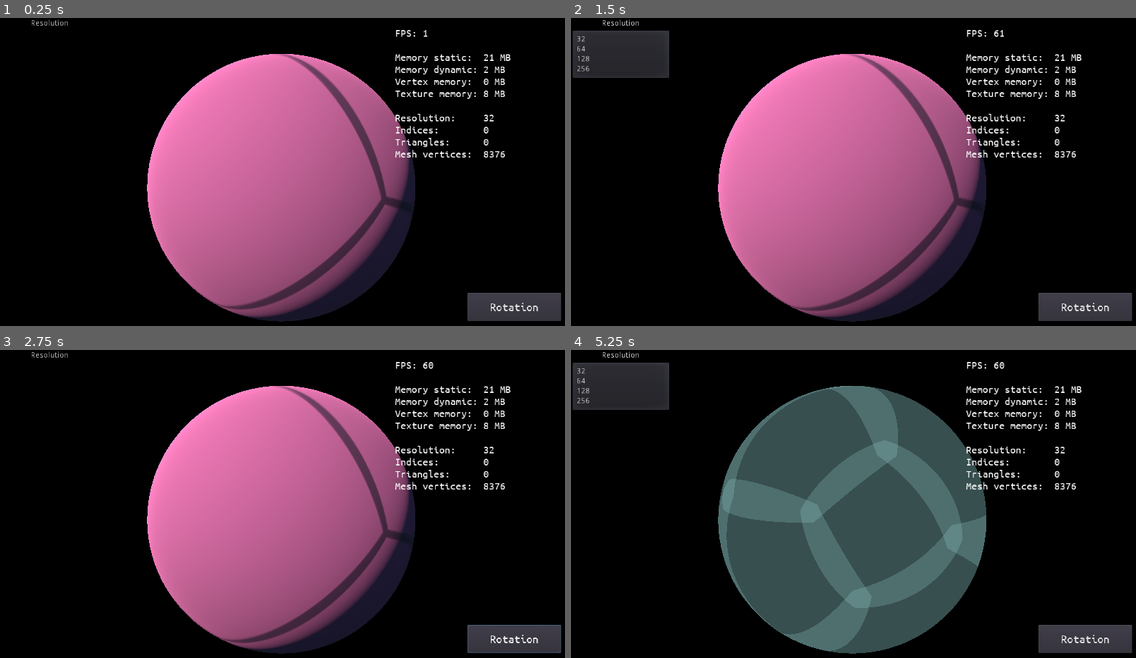
Above: before the commit, frames 1-4 (two rows, left to right).
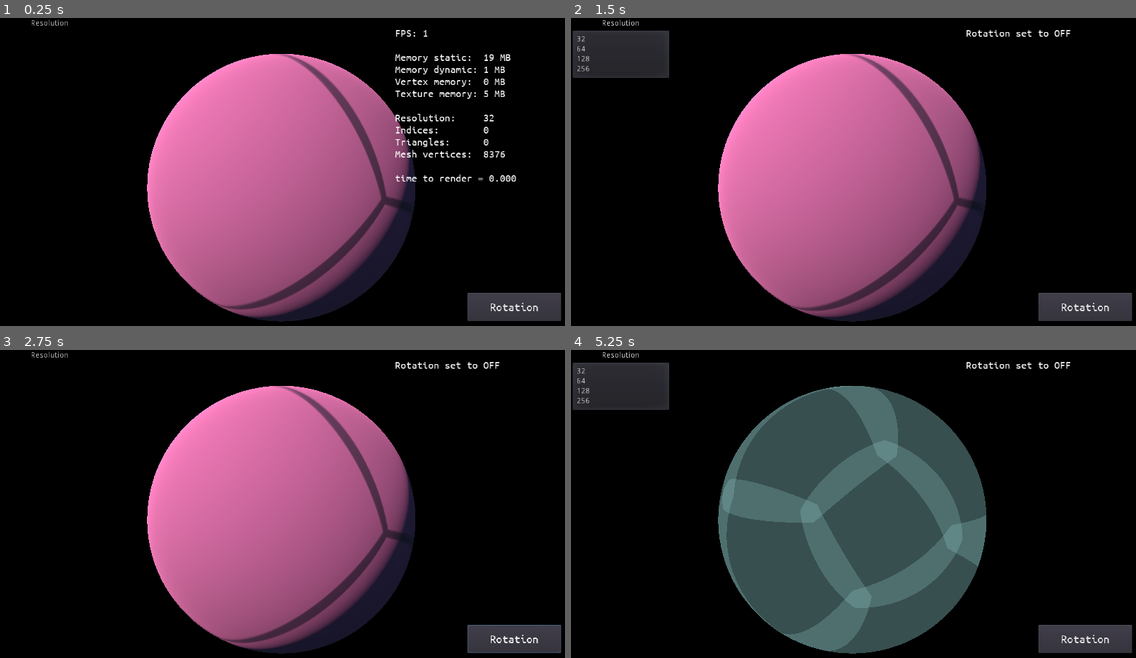
Above: after the commit, the same moments.

Repository: jinjagit/sandbox_1
Game: Godot game, scene res://Main.tscn
Two runs of this game, one before a commit and one after it. Both use one fixed random seed, a clock stepped at 60 frames per second and the inputs below.
Inputs:
- Up to frame 1 (0.25 s): no input
- Up to frame 2 (1.5 s): click "Rotation" at 0.5 s; click "Resolution" at 1.25 s
- Up to frame 3 (2.75 s): click "Rotation" at 2 s
- Up to frame 4 (5.25 s): click "Resolution" at 2.75 s; click "Rotation" at 3.5 s; click "Resolution" at 4.25 s; tap Enter at 5 s; hold P from 5.03 s (still down)

The runs differ from the first frame. In frame 1, 0.2% of the frame differs, in the area x 70-92%, y 11-54%; in frame 2, 1.4%, in the area x 69-91%, y 3-46%; in frame 3, 1.4%; in frame 4, 1.4%.

Commit message:
Only update stats text when meshes redrawn

Diff:
--- a/Planet.gd
+++ b/Planet.gd
@@ -9,6 +9,7 @@
 var num_vertices : int = ((resolution * resolution) + (margin * (resolution - 1) * 4)) * 6
 var bench : String = ''
 var bench_time : float = 0.0
+var update_stats = false
 
 var popup
 
@@ -22,6 +23,18 @@
 	file.store_string(content)
 	file.close()
 
+func generate_sphere():
+	var startTime = OS.get_ticks_msec()
+
+	for child in get_children():
+		var face := child as FaceWithHiddenMargin
+		face.generate_mesh(resolution, margin)
+
+	var endTime = OS.get_ticks_msec()
+	bench_time = (endTime - startTime) / 1000.0
+
+	update_stats = true
+
 func _input(event):
 	if event is InputEventKey and Input.is_key_pressed(KEY_P):
 		var vp = get_viewport()
@@ -34,14 +47,7 @@
 func _ready():
 	save("I am test content.\nSave me!")
 
-	var startTime = OS.get_ticks_msec()
-
-	for child in get_children():
-		var face := child as FaceWithHiddenMargin
-		face.generate_mesh(resolution, margin)
-
-	var endTime = OS.get_ticks_msec()
-	bench_time = (endTime - startTime) / 1000.0
+	generate_sphere()
 
 	popup = MenuRes.get_popup()
 	popup.add_item("32")
@@ -58,23 +64,25 @@
 	#rotate_object_local(Vector3(0, 0, 1), delta/27)
 
 func _physics_process(_delta):
-	var indices : float = Performance.get_monitor(Performance.RENDER_VERTICES_IN_FRAME)
+	if update_stats == true:
+		bench = "time to render = %.3f" % bench_time
+		num_vertices = ((resolution * resolution) + (margin * (resolution - 1) * 4)) * 6
+		var indices : float = Performance.get_monitor(Performance.RENDER_VERTICES_IN_FRAME)
 
-	if bench_time > 0.0:
-		bench = "time to render = %.3f" % bench_time
+		StatsText.text = (
+			"FPS: " + str(Performance.get_monitor(Performance.TIME_FPS)) + "\n\n"
+			+ "Memory static:  " + str(round(Performance.get_monitor(Performance.MEMORY_STATIC)/1024/1024)) + " MB\n"
+			+ "Memory dynamic: " + str(round(Performance.get_monitor(Performance.MEMORY_DYNAMIC)/1024/1024)) + " MB\n"
+			+ "Vertex memory:  " + str(round(Performance.get_monitor(Performance.RENDER_VERTEX_MEM_USED)/1024/1024)) + " MB\n"
+			+ "Texture memory: " + str(round(Performance.get_monitor(Performance.RENDER_TEXTURE_MEM_USED)/1024/1024)) + " MB\n\n"
+			+ "Resolution:     " + str(resolution) + "\n"
+			+ "Indices:        " + str(indices) + "\n"
+			+ "Triangles:      " + str(indices / 6)  + "\n"
+			+ "Mesh vertices:  " + str(num_vertices) + "\n\n"
+			+ bench
+			)
 
-	StatsText.text = (
-		"FPS: " + str(Performance.get_monitor(Performance.TIME_FPS)) + "\n\n"
-		+ "Memory static:  " + str(round(Performance.get_monitor(Performance.MEMORY_STATIC)/1024/1024)) + " MB\n"
-		+ "Memory dynamic: " + str(round(Performance.get_monitor(Performance.MEMORY_DYNAMIC)/1024/1024)) + " MB\n"
-		+ "Vertex memory:  " + str(round(Performance.get_monitor(Performance.RENDER_VERTEX_MEM_USED)/1024/1024)) + " MB\n"
-		+ "Texture memory: " + str(round(Performance.get_monitor(Performance.RENDER_TEXTURE_MEM_USED)/1024/1024)) + " MB\n\n"
-		+ "Resolution:     " + str(resolution) + "\n"
-		+ "Indices:        " + str(indices) + "\n"
-		+ "Triangles:      " + str(indices / 6)  + "\n"
-		+ "Mesh vertices:  " + str(num_vertices) + "\n\n"
-		+ bench
-		)
+		update_stats = false
 
 func _on_Button_pressed():
 	set_process(not is_processing())
@@ -91,6 +99,4 @@
 	resolution = int(popup.get_item_text(ID))
 	print(resolution, " pressed (via Planet class)")
 
-	for child in get_children():
-		var face := child as FaceWithHiddenMargin
-		face.generate_mesh(resolution, margin)
+	generate_sphere()
